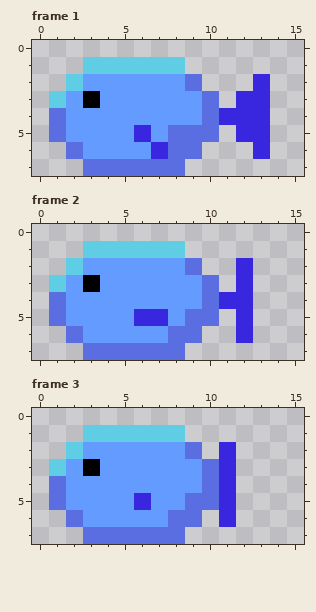
File history of a pixel-art file, dive/Characters/fish.aseprite. This is how it looked before the edit.
16x8 pixels, 3 frames. Shown: frame 1, frame 2, frame 3.
After:
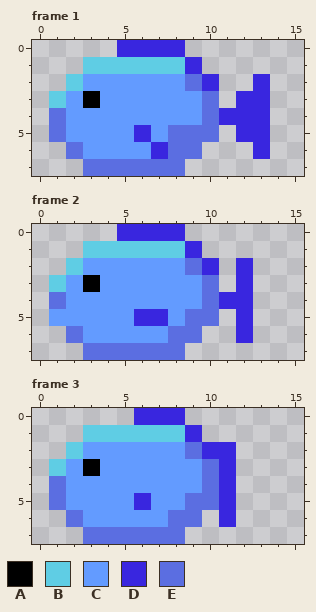
Palette (. is transparent): A #000000  B #5fcde4  C #639bff  D #3926df  E #5b6ee1
The exact change:
Changed rows in their new state; - is an unchanged pixel.
Frame 1:
first column x 5:
0 DDDD--
1 ----D-
2 -----D
Frame 2:
first column x 1:
0 ----DDDD--
1 --------D-
2 ---------D
5 C---------
Frame 3:
first column x 6:
0 DDD--
1 ---D-
2 ----D
